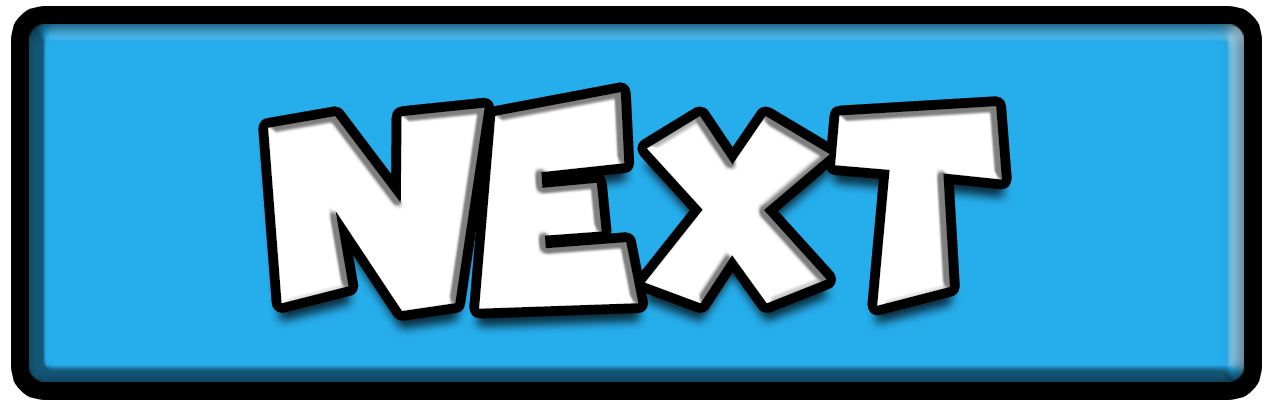
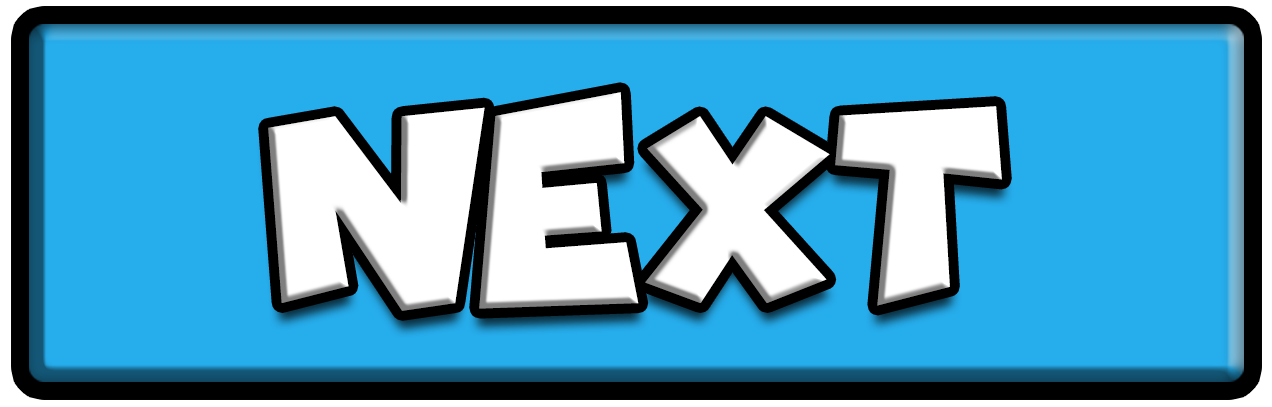
The second (1272, 407) image is a revision of the first. Changes to its layers:
pixels changed over [268, 92, 1002, 311] (layer not identified)
